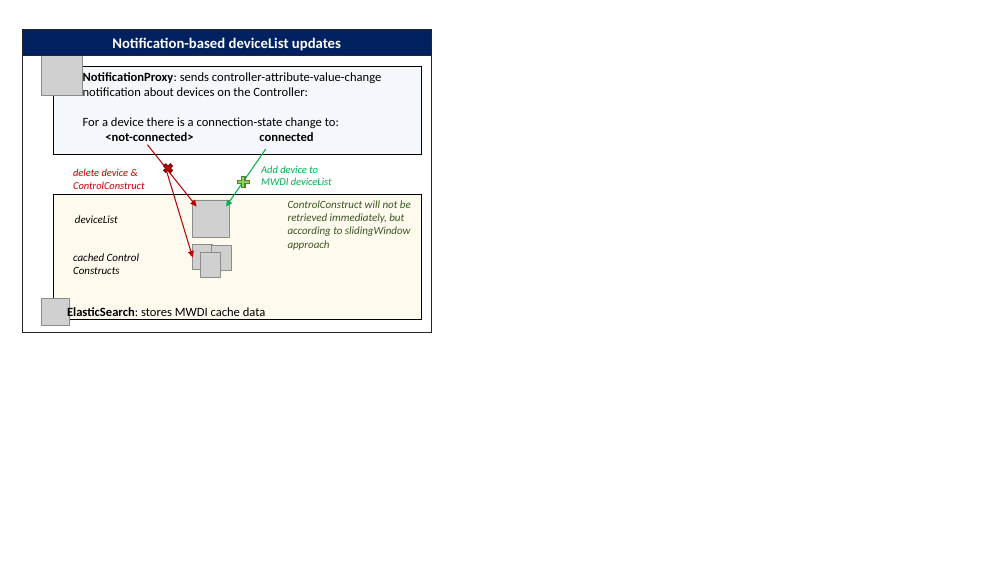
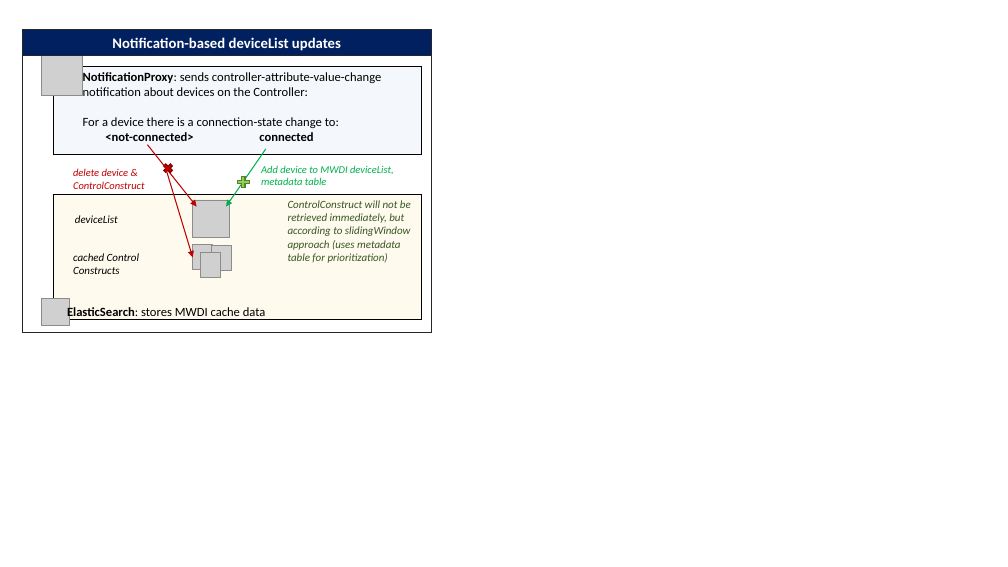
Before and after one commit to openBackhaul/MicroWaveDeviceInventory, a slide deck: slide 2 of spec/additionalDescription/pictures/CyclicCCRetrievalPics.pptx. Drawn at 1008x567 pixels with LibreOffice and Linux fonts; fonts in the diff are those of the drawing; grey boxes stand for pictures. Boxes give left, top, right and bottom in pixels: in the first picture for what was removed or moved away, otherwise in the second. Text is boxed around its words. In the diff, an @@ line names an element or a change of style, - is before the commit and + after.

Commit message:
Kmohr-soprasteria/issue1190 (#1196)
* update plantuml for slidingWindow
* fixed some forwardings

```diff
--- a/spec/additionalDescription/pictures/CyclicCCRetrievalPics.pptx
+++ b/spec/additionalDescription/pictures/CyclicCCRetrievalPics.pptx
@@ text at (261,165,394,185): text changed @@
-Add device to MWDI deviceList
+Add device to MWDI deviceList, metadata table
@@ text at (288,200,411,263): text changed @@
-ControlConstruct will not be retrieved immediately, but according to slidingWindow approach
+ControlConstruct will not be retrieved immediately, but according to slidingWindow approach (uses metadata table for prioritization)
```
Also in this commit, not shown: 2 other slides changed, 1 slide added, 24 other files.
